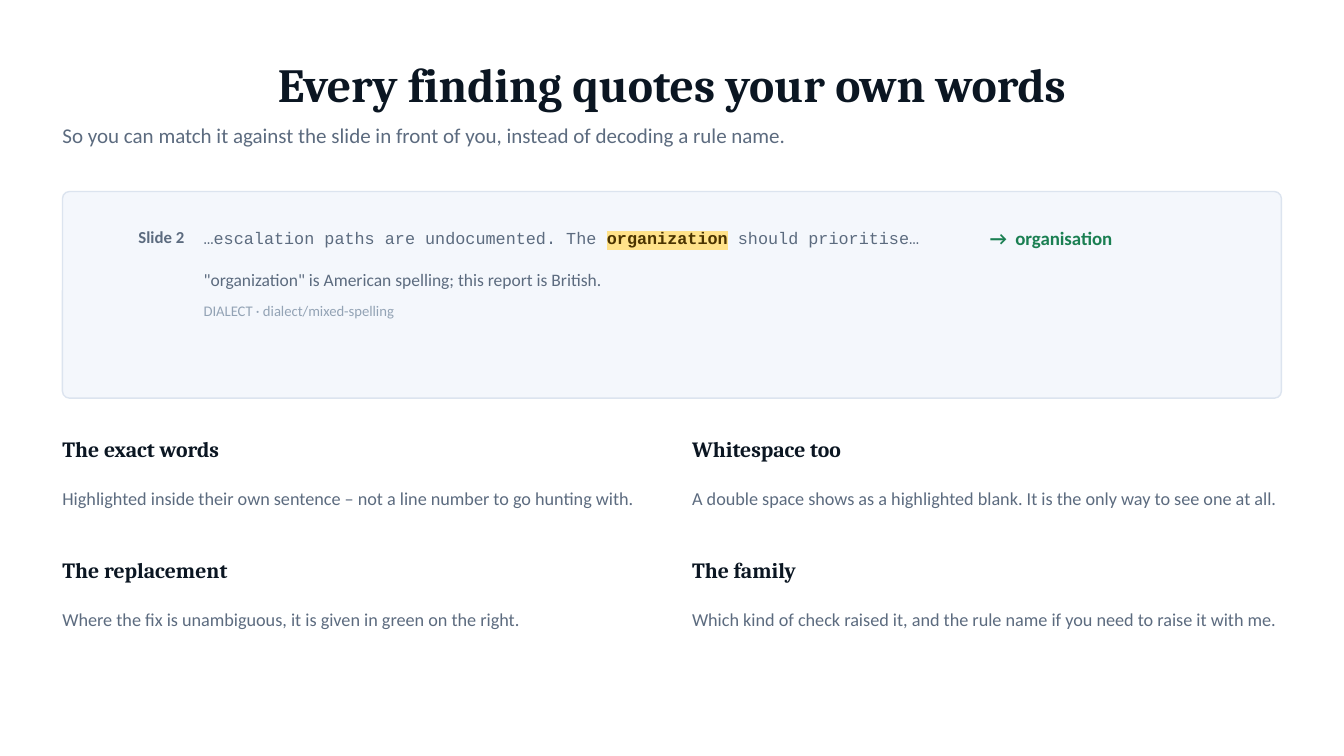
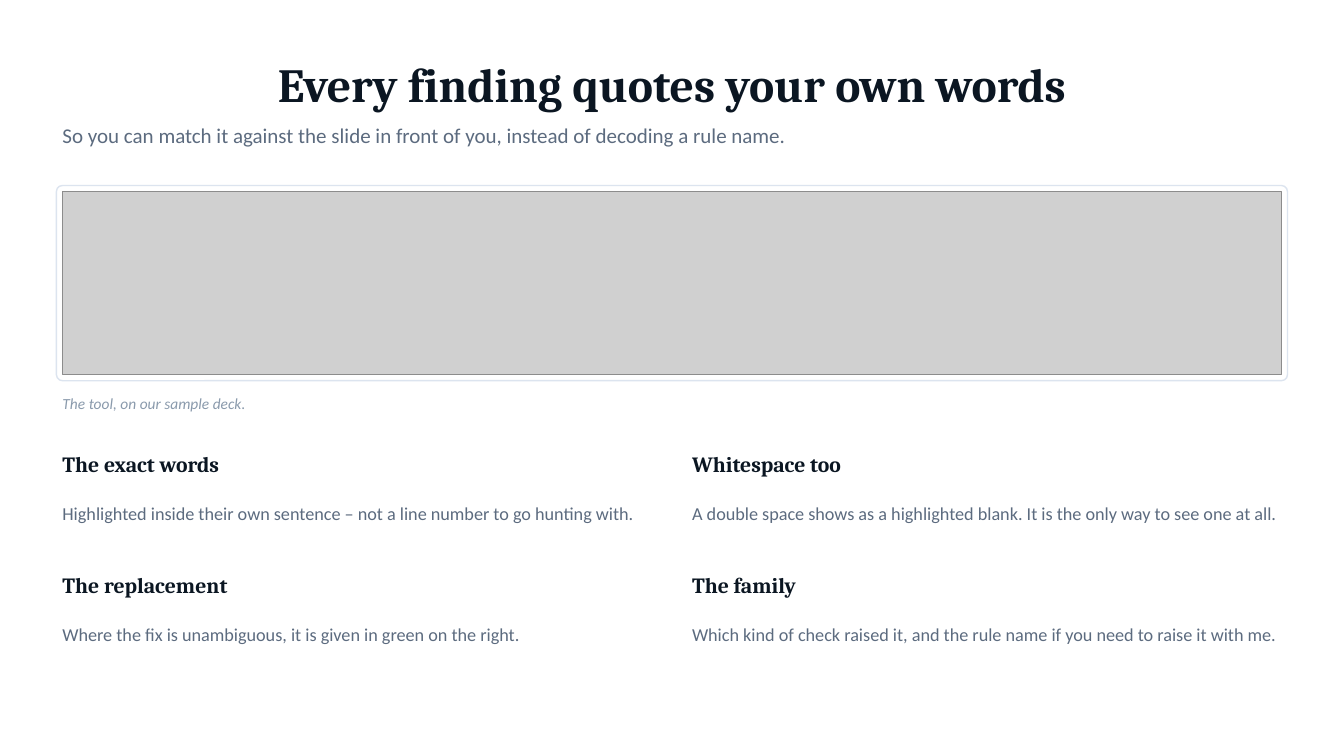
Before and after one commit to CyberNarwal/levelblue-scorecard, a slide deck: slide 7 of Report QA - team walkthrough.pptx. Drawn at 1344x756 pixels with LibreOffice and Linux fonts; fonts in the diff are those of the drawing; grey boxes stand for pictures. Boxes give left, top, right and bottom in pixels: in the first picture for what was removed or moved away, otherwise in the second. Text is boxed around its words. In the diff, an @@ line names an element or a change of style, - is before the commit and + after.

```diff
--- a/Report QA - team walkthrough.pptx
+++ b/Report QA - team walkthrough.pptx
@@ rounded rectangle: place and size @@
-rounded rectangle at (63, 192, 1281, 398)
+rounded rectangle at (56, 186, 1288, 381)
@@ rounded rectangle at (56, 186, 1288, 381): fill #F4F7FC to #FFFFFF; proportions changed @@
@@ picture added at (63, 192, 1281, 375) @@
@@ text removed at (138, 231, 184, 243) @@
-Slide 2
@@ text removed at (1015, 232, 1112, 248) @@
-→ organisation
@@ text removed at (204, 274, 601, 289) @@
-"organization" is American spelling; this report is British.
@@ text removed at (204, 306, 394, 319) @@
-DIALECT · dialect/mixed-spelling
@@ text at (62, 398, 246, 412): text changed; size 12 to 11 pt; font Courier New to Calibri; text colour #5C6B7F to #8A9AAC; italic on @@
-…escalation paths are undocumented. The organization should prioritise…
+The tool, on our sample deck.
@@ 8 texts: place and size @@
-8 texts at (62, 442, 1276, 629)
+8 texts at (62, 457, 1276, 644)
```
Also in this commit, not shown: 5 other slides changed, 12 other files.
